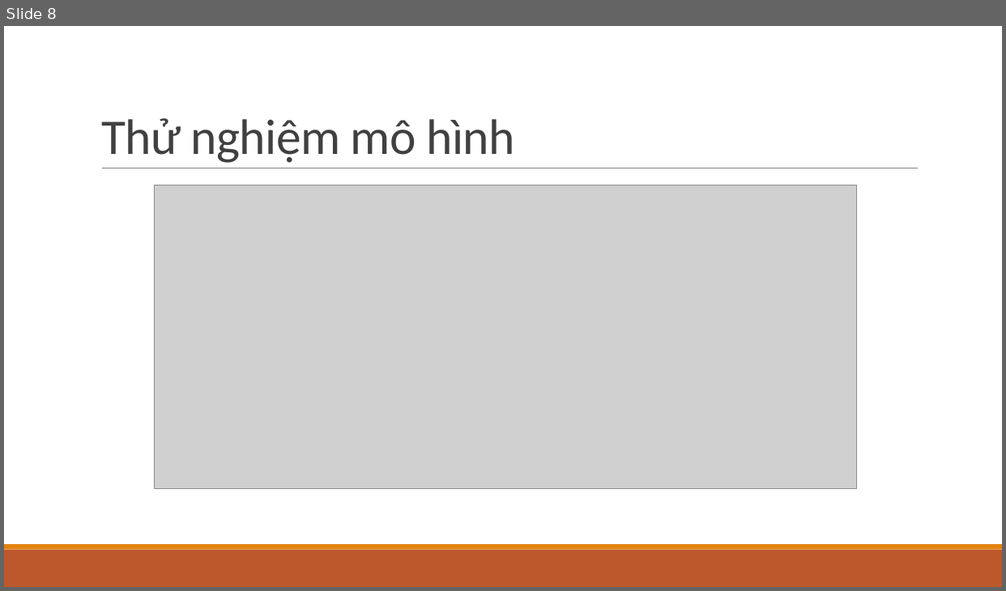
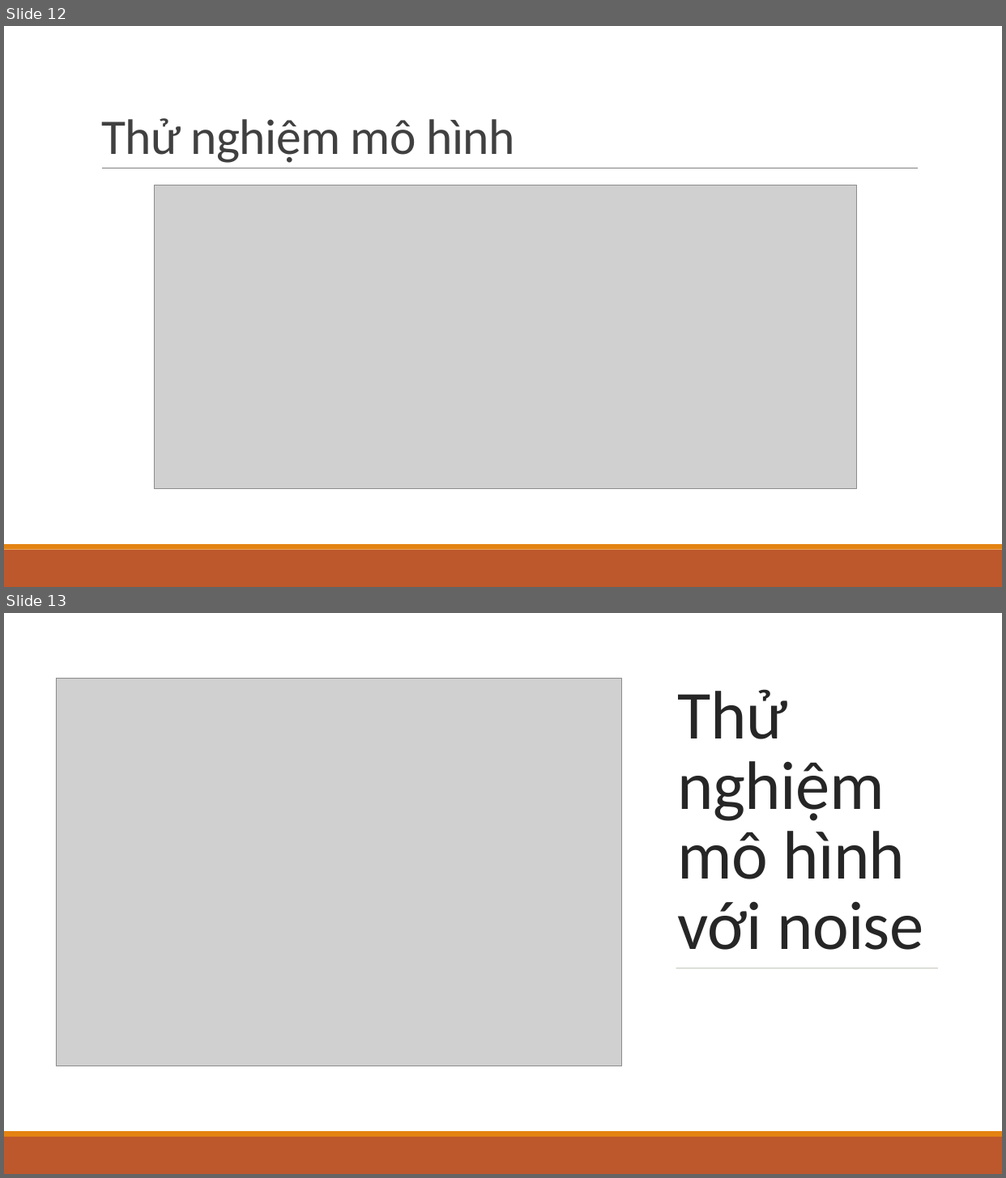
Before and after one commit to hoangphuc1998/DataScienceFinalProject, a slide deck: DataScience.pptx. Shown one above the other, each under a label of ours: slide 8 before the commit, slides 12 and 13 after it. The pictures are 1006x591 and 1006x1178 pixels, drawn with LibreOffice and Linux fonts; fonts in the diff are those of the drawing; grey boxes stand for pictures. Boxes give left, top, right and bottom in pixels: in the first picture for what was removed or moved away, otherwise in the second. Text is boxed around its words. In the diff, an @@ line names an element or a change of style, - is before the commit and + after.

```diff
--- a/DataScience.pptx
+++ b/DataScience.pptx
@@ slide 13 added at <box>4,613,1002,1174</box>, background #FFFFFF @@
@@ rectangle added at <box>4,613,1002,1131</box>, fill #FFFFFF @@
@@ picture added at <box>56,678,621,1066</box> @@
@@ title added at <box>678,689,923,950</box>, 66 pt, text #262626 @@
+Thử nghiệm mô hình với noise
@@ line added from (676, 969) to (938, 969), #637052 0.5 pt @@
@@ rectangle added at <box>4,1131,1002,1137</box>, fill #E48312 @@
@@ rectangle added at <box>4,1137,1002,1174</box>, fill #BD582C @@
@@ what was slide 8 is now slide 12 @@
```
Also in this commit, not shown: 4 slides changed, 7 other slides added, 1 other file.
